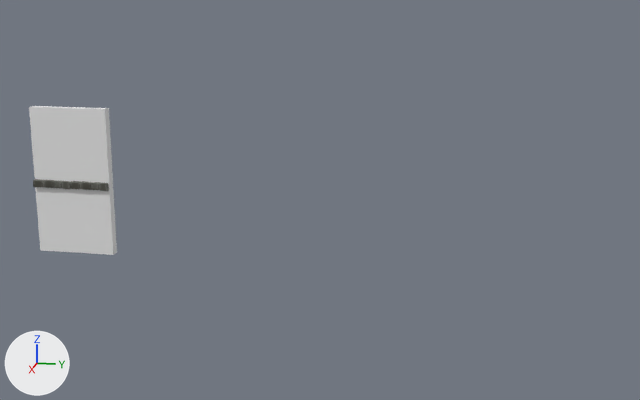
The FBX model Models/Wall_A.fbx as it was, and as the next commit left it.
Rendered twice from a 50 mm camera at (344.0, -22.0, 118.0) aimed at (-5.0, -92.0, 31.0). The axes (+X, +Y, +Z) are drawn at lower left. The lights are the same throughout.
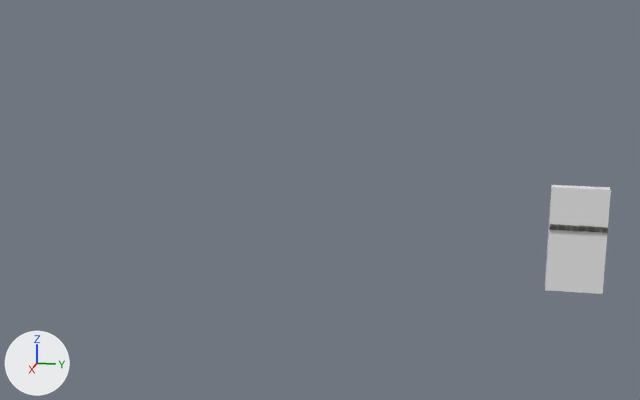
Location of each change, [x1, y1, x2, y2] in pixels of the pictures (640 x 400 px; the box of a moved part takes in the faces that stretch with it):
'Cube.050', reshaped, moved, rescaled (25% narrower, 27% shorter)
    before: [29, 106, 117, 255]
    after: [545, 185, 611, 294]
part 1 of me_cube_172, moved or reshaped
    before: [33, 179, 44, 187]
    after: [549, 224, 557, 230]
part 2 of me_cube_172, moved or reshaped
    before: [43, 180, 55, 188]
    after: [557, 224, 566, 231]
part 3 of me_cube_172, moved or reshaped
    before: [55, 181, 62, 188]
    after: [566, 225, 572, 231]
part 4 of me_cube_172, moved or reshaped
    before: [61, 181, 70, 189]
    after: [572, 225, 578, 232]
part 5 of me_cube_172, moved or reshaped
    before: [70, 181, 81, 189]
    after: [578, 226, 587, 232]
part 6 of me_cube_172, moved or reshaped
    before: [80, 181, 93, 190]
    after: [587, 226, 596, 232]
part 7 of me_cube_172, moved or reshaped
    before: [92, 182, 100, 190]
    after: [596, 227, 601, 232]
part 8 of me_cube_172, moved or reshaped
    before: [99, 183, 109, 191]
    after: [601, 227, 608, 233]
part 9 of me_cube_172, moved or reshaped
    before: [29, 106, 117, 255]
    after: [545, 185, 611, 294]

The edits, one by one:
me_cube_172 is used by ob_cube_050; location (-6.0, -220.2, 1.5); scale (1.04, 0.951, 0.951).
me_cube_172 had 512 vertices, 524 faces and spanned x -3.9..1.5, y -0.4..36.8, z 0.0..67.8.
me_cube_172 now has 508 vertices, 521 faces and spans x -6.2..1.6, y 0.0..31.1, z 0.0..59.8.
me_cube_172 part 1: the loose piece of 62 vertices spanning x -1.3..1.4, y -0.4..5.1, z 30.8..34.3 is scaled about its middle by (0.929, 0.771, 0.854), then moved by (0.2, -0.1, 4.8).
me_cube_172 part 2: the loose piece of 62 vertices spanning x -1.2..1.5, y 4.8..10.6, z 30.9..34.4 is scaled about its middle by (0.929, 0.854, 0.854), then moved by (0.2, -1.1, 4.8).
me_cube_172 part 3: the loose piece of 62 vertices spanning x -1.3..1.4, y 10.3..14.2, z 30.9..34.3 is scaled about its middle by (0.929, 0.854, 0.854), then moved by (0.2, -1.8, 4.8).
me_cube_172 part 4: the loose piece of 62 vertices spanning x -1.2..1.3, y 13.8..18.0, z 30.6..34.3 is scaled about its middle by (0.929, 0.854, 0.854), then moved by (0.2, -2.3, 4.8).
me_cube_172 part 5: the loose piece of 62 vertices spanning x -1.3..1.4, y 18.0..23.5, z 30.8..34.3 is scaled about its middle by (0.929, 0.854, 0.854), then moved by (0.2, -3.1, 4.8).
me_cube_172 part 6: the loose piece of 62 vertices spanning x -1.2..1.5, y 23.2..29.0, z 30.9..34.4 is scaled about its middle by (0.929, 0.854, 0.854), then moved by (0.2, -3.8, 4.8).
me_cube_172 part 7: the loose piece of 62 vertices spanning x -1.3..1.4, y 28.8..32.6, z 30.9..34.3 is scaled about its middle by (0.929, 0.854, 0.854), then moved by (0.2, -4.5, 4.8).
me_cube_172 part 8: the loose piece of 62 vertices spanning x -1.2..1.3, y 32.2..36.4, z 30.6..34.3 is scaled about its middle by (0.929, 0.854, 0.854), then moved by (0.2, -5.0, 4.8).
Part 9, on me_cube_172:
15 vertices are removed from x -3.9..0.0, y 0.0..36.8, z 0.0..67.8.
12 faces are deleted.
6 vertices are added at (-6.2, 31.1, 0.0), (-6.2, 0.0, 38.9), (-6.2, 0.0, 59.8), (-6.2, 31.1, 59.8), (-6.2, 31.1, 38.9), (-6.2, 0.0, 0.0).
5 new vertices lie (6.2, 0.0, 0.0) away from vertices in x -6.2, y 0.0..31.1, z 0.0..59.8.
7 new faces join them, mat_blu_scuro (its picture is missing).
2 new faces join them, mat_mattoni_blu (its picture is missing).
Object 'Cube.050' (ob_cube_050) moves from (-6.0, -220.2, 1.5) to (0.0, 0.0, 0.0).
Object 'Cube.050' (ob_cube_050) is rescaled from (1.04, 0.951, 0.951) to (0.7, 0.7, 0.7).
